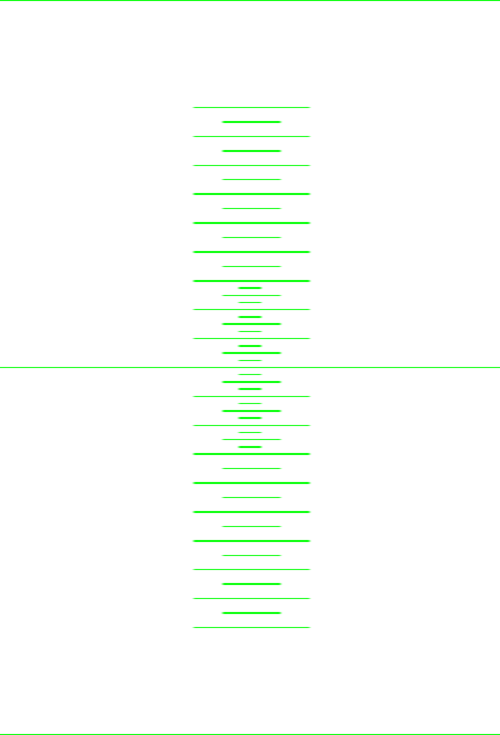
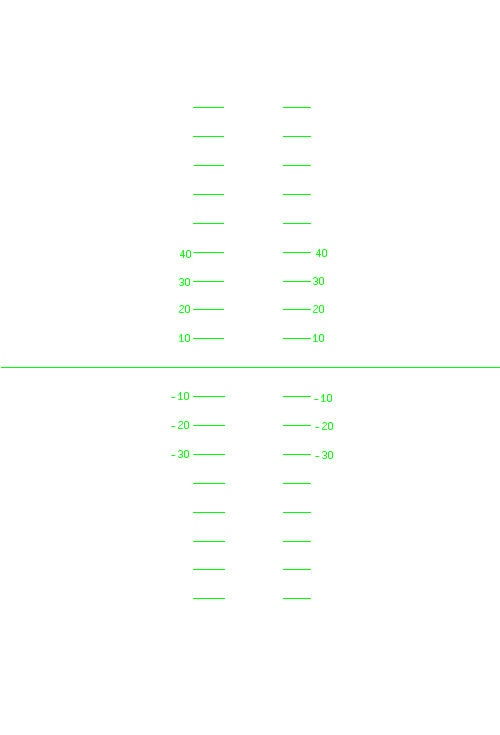
Before/after of a 500 × 735 layered artwork. What changed in the layer stack:
added layer "40 #1" above "40" over left=315, top=249, right=327, bottom=257
added layer "40" above "30 #1" over left=179, top=250, right=191, bottom=258
added layer "30 #1" above "30" over left=313, top=277, right=324, bottom=285
added layer "30" above "20 #1" over left=179, top=278, right=190, bottom=286
added layer "20 #1" above "20" over left=313, top=305, right=324, bottom=313
added layer "20" above "10 #1" over left=179, top=305, right=190, bottom=313
added layer "10 #1" above "10" over left=313, top=334, right=324, bottom=342
added layer "10" above "-10 #1" over left=179, top=334, right=190, bottom=342
added layer "-10 #1" above "-10" over left=314, top=394, right=332, bottom=402
added layer "-10" above "-30 #1" over left=171, top=392, right=189, bottom=400
added layer "-30 #1" above "-30" over left=315, top=451, right=333, bottom=459
added layer "-30" above "-20 #1" over left=171, top=450, right=189, bottom=458
added layer "-20 #1" above "-20" over left=315, top=422, right=333, bottom=430
added layer "-20" above "Guides" over left=171, top=421, right=189, bottom=429
painted on "HUD_Ladder" over left=0, top=0, right=500, bottom=735
